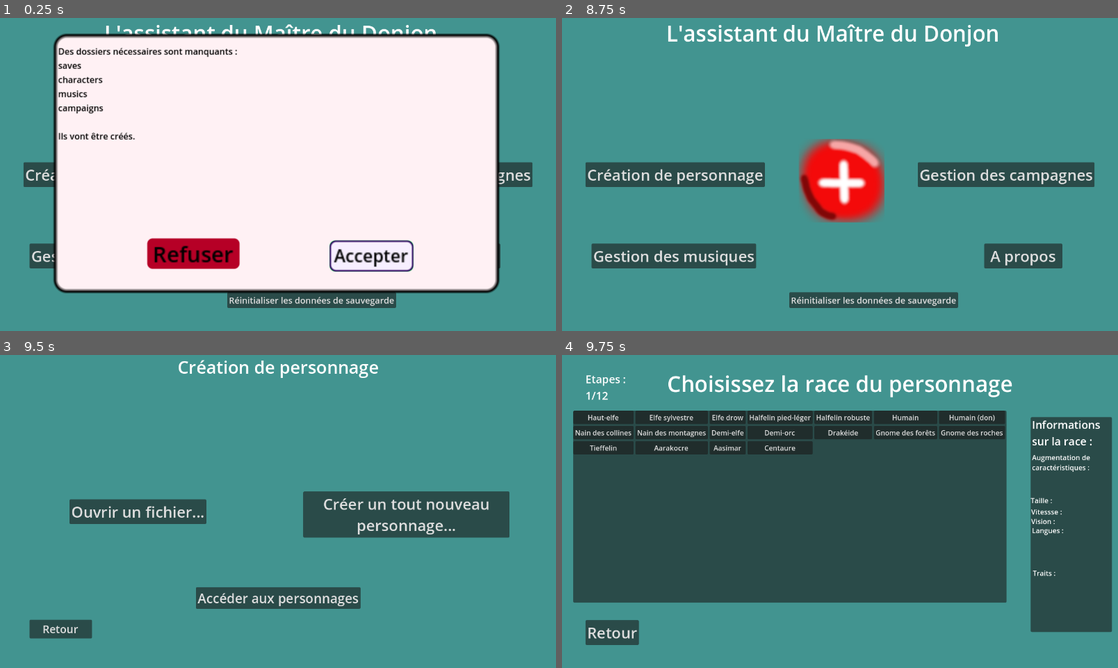
Above: before the commit, frames 1-4 (two rows, left to right).
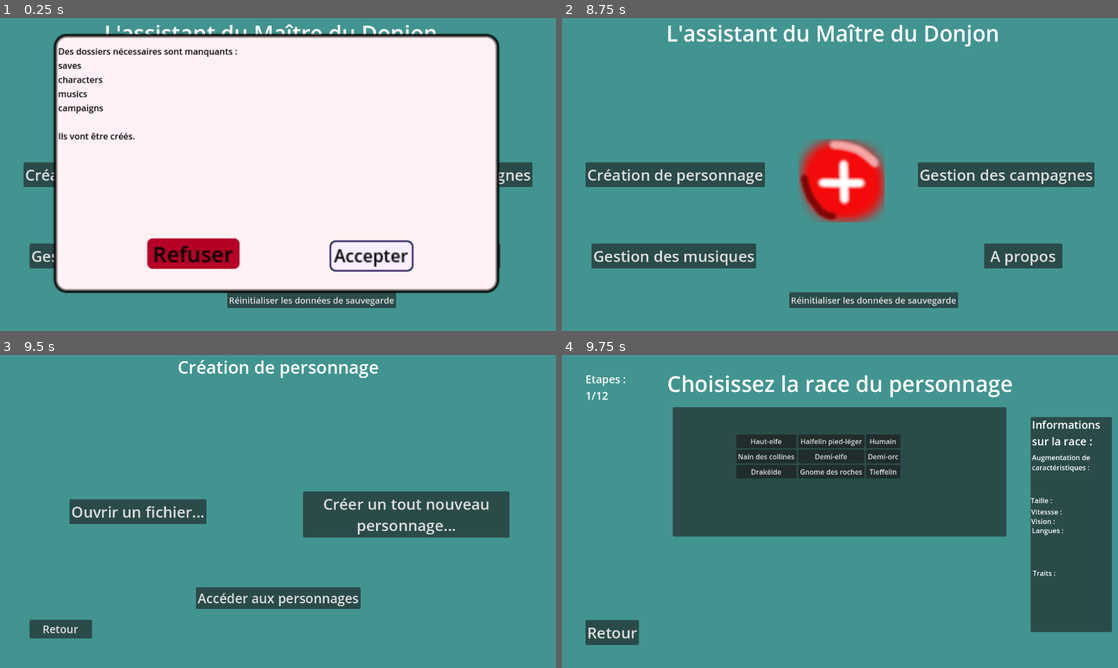
Above: after the commit, the same moments.

Repository: Geekdu25/L_assistant_du_MD
Game: Godot game, scene res://scenes/ecran_principal.tscn
Same seed, same stepped clock (60 frames per second), same inputs: the game is played once before the commit and once after it.
Inputs:
- Up to frame 1 (0.25 s): no input
- Up to frame 2 (8.75 s): click "A propos" at 0.5 s; click "Gestion des musiques" at 1.25 s; click "Réinitialiser les données de …" at 2 s; click "Création de personnage" at 2.75 s; click "Gestion des campagnes" at 3.5 s; click "Accepter" at 4.25 s; click "A propos" at 5 s; click "Retour" at 5.75 s; click "Gestion des musiques" at 6.5 s; click "Réinitialiser les données de …" at 7.25 s; click "Refuser" at 8 s
- Up to frame 3 (9.5 s): click "Création de personnage" at 8.75 s
- Up to frame 4 (9.75 s): click "Créer un tout nouveau personn…" at 9.5 s

Frames 1-3 are identical in both runs. In frame 4, 32% of the frame differs, in the area x 2-80%, y 16-80%.

Commit message:
Suppression de certaines races (SRD)

Diff:
--- a/scenes/creation_personnage/etape_2.tscn
+++ b/scenes/creation_personnage/etape_2.tscn
@@ -63,10 +63,10 @@
 [node name="Races" type="Panel" parent="."]
 layout_mode = 1
 anchors_preset = -1
-anchor_left = 0.036
-anchor_top = 0.205
+anchor_left = 0.215
+anchor_top = 0.195
 anchor_right = 0.784
-anchor_bottom = 0.763
+anchor_bottom = 0.553
 offset_left = -20.0
 offset_top = -20.0
 offset_right = 20.0
@@ -76,49 +76,35 @@
 
 [node name="GridContainer" type="GridContainer" parent="Races"]
 layout_mode = 1
-anchors_preset = 15
-anchor_right = 1.0
-anchor_bottom = 1.0
-grow_horizontal = 2
-grow_vertical = 2
-columns = 7
+anchors_preset = 8
+anchor_left = 0.5
+anchor_top = 0.5
+anchor_right = 0.5
+anchor_bottom = 0.5
+offset_left = -238.5
+offset_top = -85.5
+offset_right = 238.5
+offset_bottom = 85.5
+grow_horizontal = 2
+grow_vertical = 2
+columns = 3
 
 [node name="haut-elfe" type="Button" parent="Races/GridContainer"]
 layout_mode = 2
 text = "Haut-elfe"
 
-[node name="elfe_sylvestre" type="Button" parent="Races/GridContainer"]
-layout_mode = 2
-text = "Elfe sylvestre"
-
-[node name="drow" type="Button" parent="Races/GridContainer"]
-layout_mode = 2
-text = "Elfe drow"
-
 [node name="halfelin_pied-léger" type="Button" parent="Races/GridContainer"]
 layout_mode = 2
 text = "Halfelin pied-léger"
 
-[node name="halfelin_robuste" type="Button" parent="Races/GridContainer"]
-layout_mode = 2
-text = "Halfelin robuste"
-
 [node name="humain" type="Button" parent="Races/GridContainer"]
 layout_mode = 2
 text = "Humain"
 
-[node name="humain_don" type="Button" parent="Races/GridContainer"]
-layout_mode = 2
-text = "Humain (don)"
-
 [node name="nain_collines" type="Button" parent="Races/GridContainer"]
 layout_mode = 2
 text = "Nain des collines"
 
-[node name="nain_montagnes" type="Button" parent="Races/GridContainer"]
-layout_mode = 2
-text = "Nain des montagnes"
-
 [node name="demi-elfe" type="Button" parent="Races/GridContainer"]
 layout_mode = 2
 text = "Demi-elfe"
@@ -131,10 +117,6 @@
 layout_mode = 2
 text = "Drakéide"
 
-[node name="gnome_des_forêts" type="Button" parent="Races/GridContainer"]
-layout_mode = 2
-text = "Gnome des forêts"
-
 [node name="gnome_des_roches" type="Button" parent="Races/GridContainer"]
 layout_mode = 2
 text = "Gnome des roches"
@@ -142,18 +124,6 @@
 [node name="tieffelin" type="Button" parent="Races/GridContainer"]
 layout_mode = 2
 text = "Tieffelin"
-
-[node name="aarakocre" type="Button" parent="Races/GridContainer"]
-layout_mode = 2
-text = "Aarakocre"
-
-[node name="aasimar" type="Button" parent="Races/GridContainer"]
-layout_mode = 2
-text = "Aasimar"
-
-[node name="centaure" type="Button" parent="Races/GridContainer"]
-layout_mode = 2
-text = "Centaure"
 
 [node name="Infos" type="Panel" parent="."]
 layout_mode = 1
